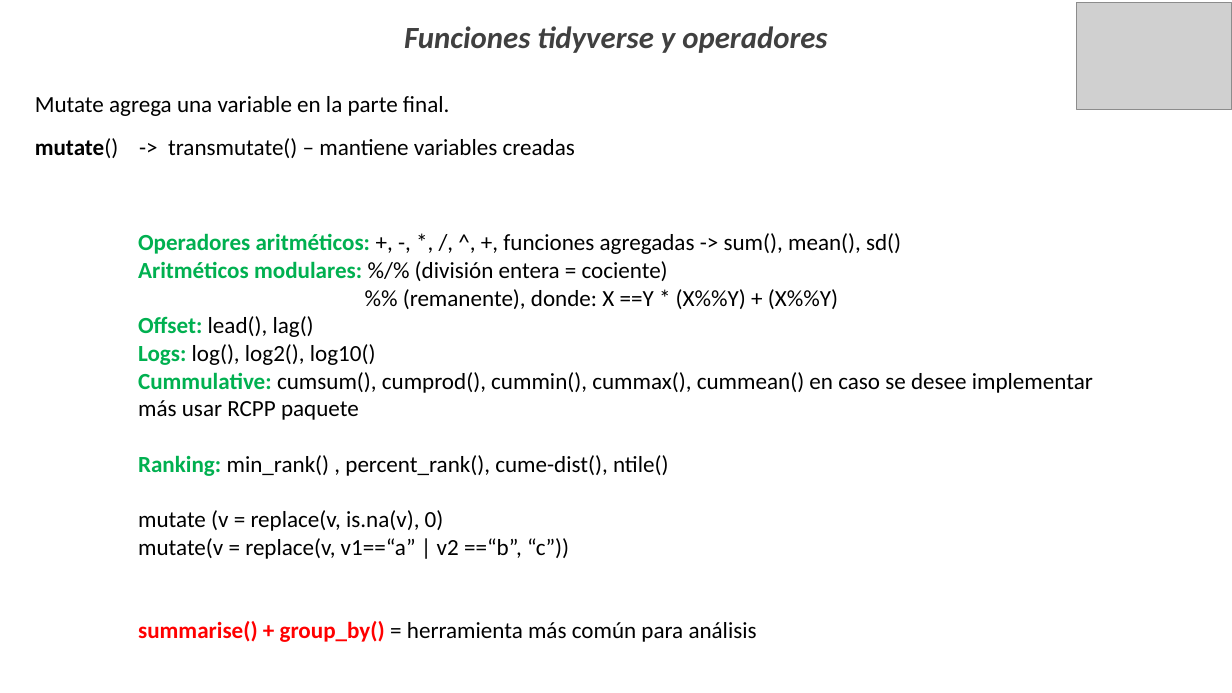
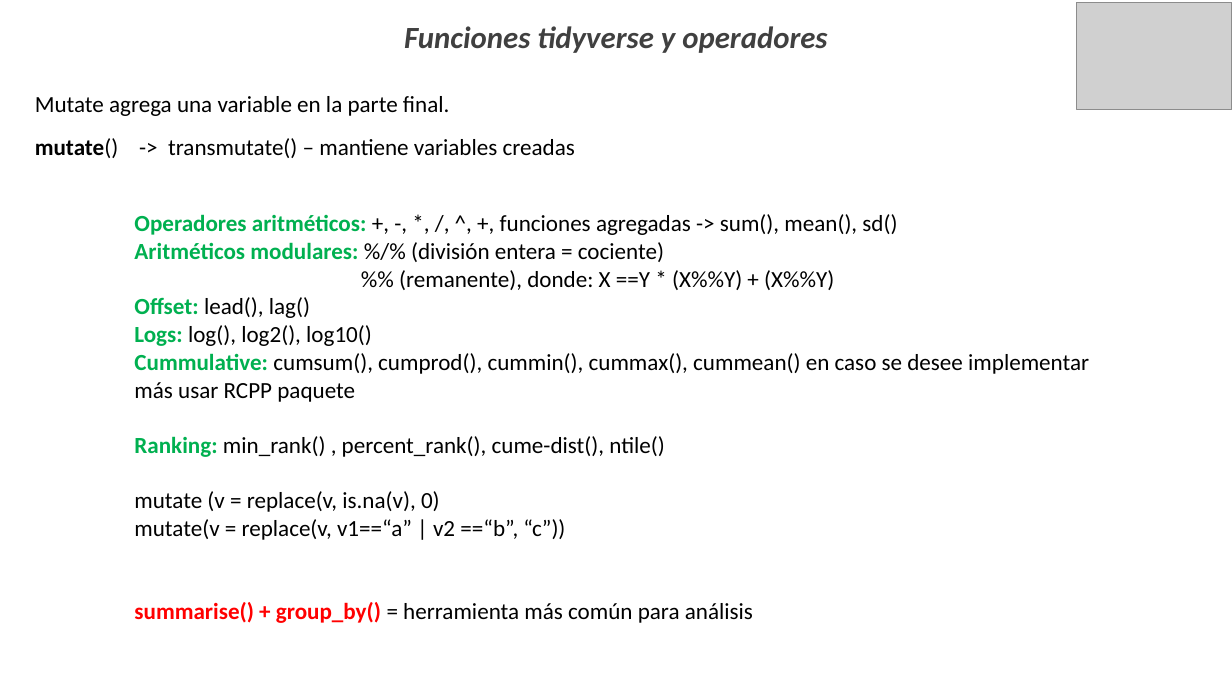
Before and after one commit to AotinianoZ/DataAnalisisGeociencias, a slide deck: slide 4 of Modulos/ModuloI/ParteII/2.Tidyverse_ggplot.pptx. Drawn at 1232x693 pixels with LibreOffice and Linux fonts; fonts in the diff are those of the drawing; grey boxes stand for pictures. Boxes give left, top, right and bottom in pixels: in the first picture for what was removed or moved away, otherwise in the second. Text is boxed around its words. In the diff, an @@ line names an element or a change of style, - is before the commit and + after.

Commit message:
Tydiverse

```diff
--- a/Modulos/ModuloI/ParteII/2.Tidyverse_ggplot.pptx
+++ b/Modulos/ModuloI/ParteII/2.Tidyverse_ggplot.pptx
@@ text "Operadores aritméticos: +, -, *, ...": place and size @@
-text "Operadores aritméticos: +, -, *, ..." at box(138, 233, 1093, 642)
+text "Operadores aritméticos: +, -, *, ..." at box(134, 214, 1089, 623)
```
